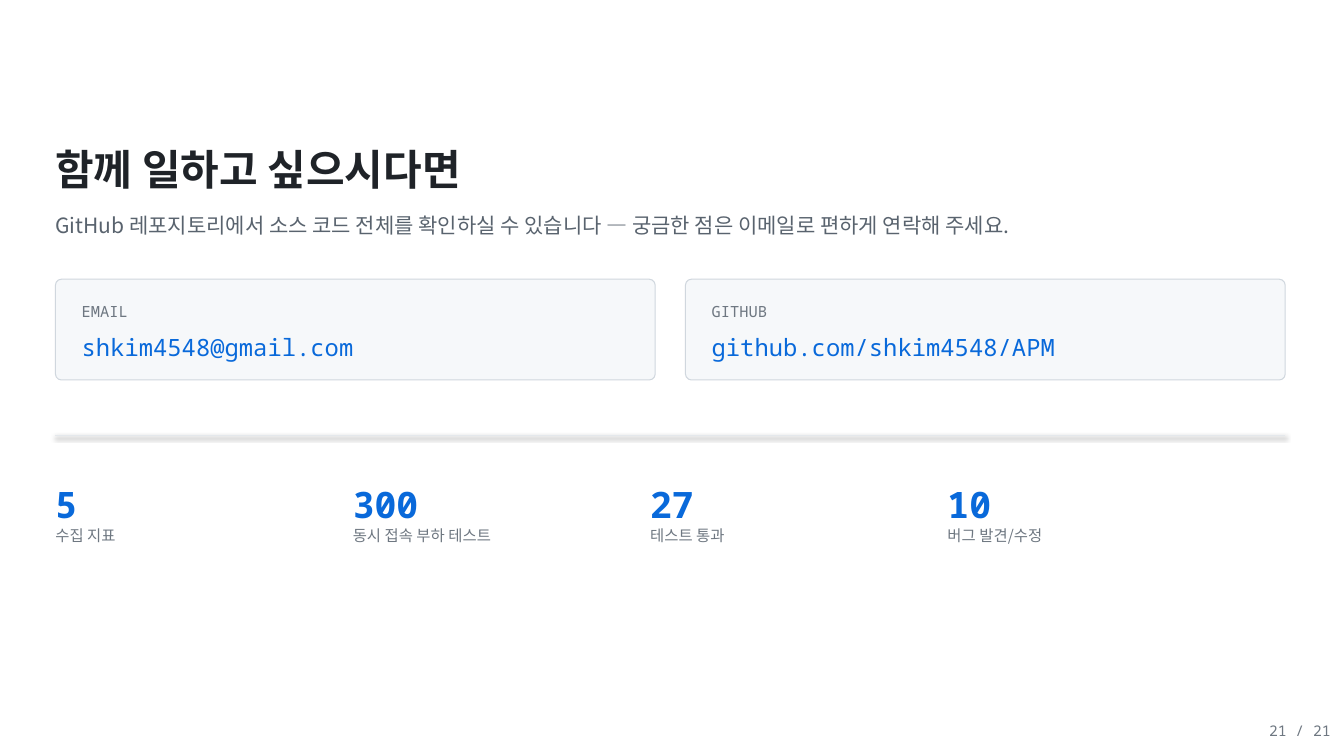
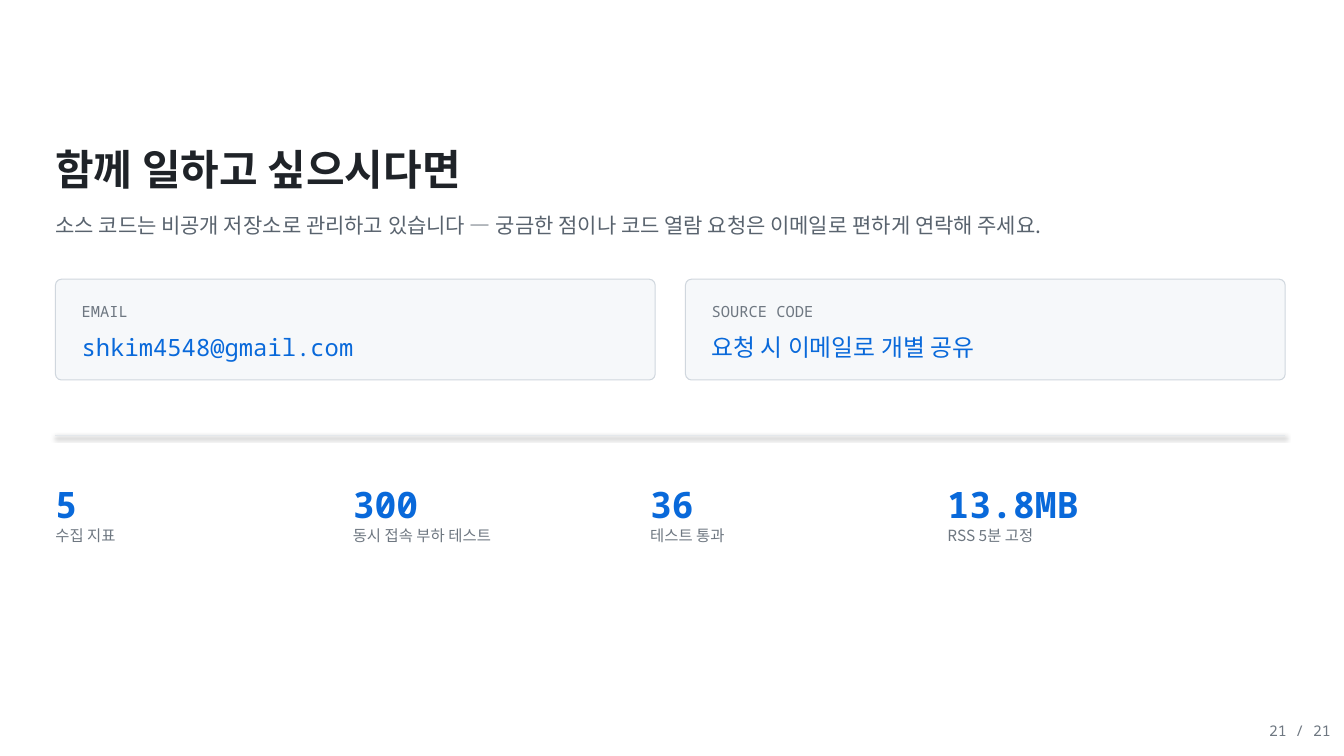
Before and after one commit to shkim4548/APM, a slide deck: slide 21 of Docs/portfolio_apm_light.pptx. Drawn at 1344x756 pixels with LibreOffice and Linux fonts; fonts in the diff are those of the drawing. Boxes give left, top, right and bottom in pixels: in the first picture for what was removed or moved away, otherwise in the second. Text is boxed around its words. In the diff, an @@ line names an element or a change of style, - is before the commit and + after.

```diff
--- a/Docs/portfolio_apm_light.pptx
+++ b/Docs/portfolio_apm_light.pptx
@@ text at (55, 215, 1042, 235): text changed @@
-GitHub 레포지토리에서 소스 코드 전체를 확인하실 수 있습니다 — 궁금한 점은 이메일로 편하게 연락해 주세요.
+소스 코드는 비공개 저장소로 관리하고 있습니다 — 궁금한 점이나 코드 열람 요청은 이메일로 편하게 연락해 주세요.
@@ text at (712, 306, 813, 317): text changed @@
-GITHUB
+SOURCE CODE
@@ text at (712, 336, 974, 358): text changed @@
-github.com/shkim4548/APM
+요청 시 이메일로 개별 공유
@@ text at (650, 491, 694, 519): text changed @@
-27
+36
@@ text at (947, 491, 1078, 519): text changed @@
-10
+13.8MB
@@ text at (947, 528, 1033, 542): text changed @@
-버그 발견/수정
+RSS 5분 고정
```
Also in this commit, not shown: 9 other slides changed, 1 slide added, 1 slide removed, 4 other files.
